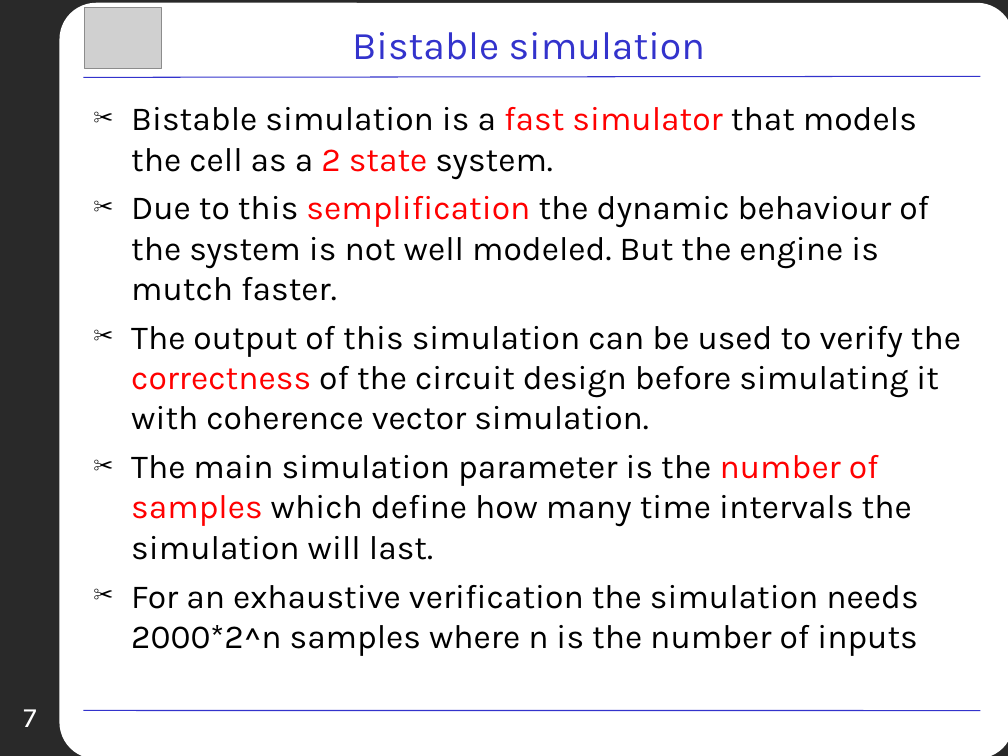
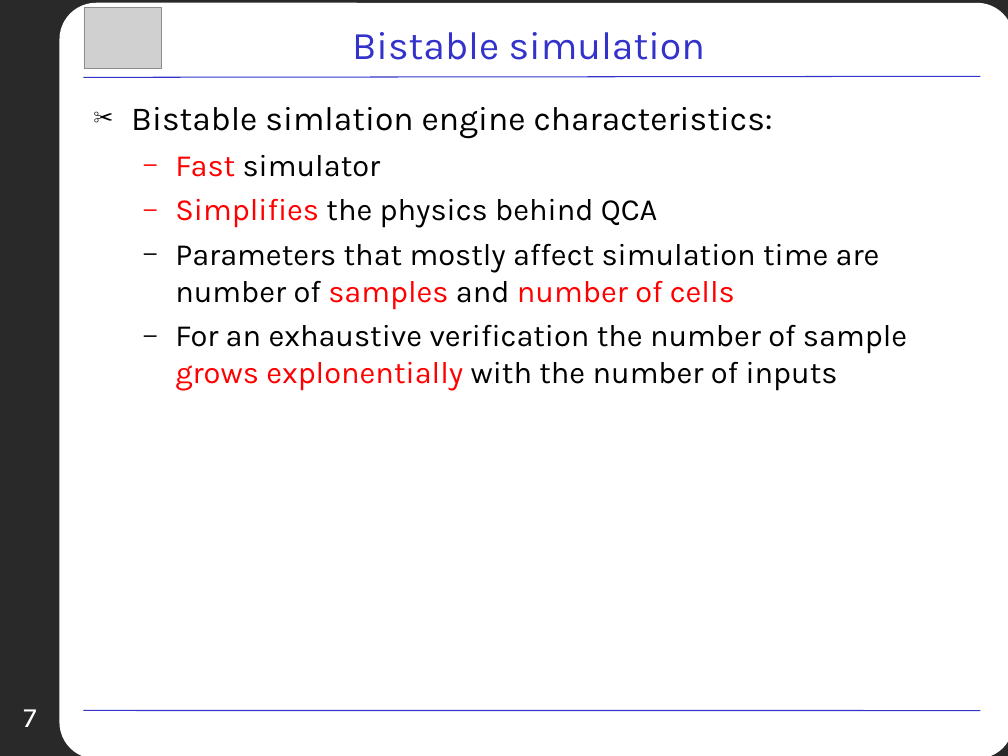
Before and after one commit to Anthz/qcadesigner-cuda, a slide deck: slide 7 of docs/bistable/PPT/Presentation.ppt. Drawn at 1008x756 pixels with LibreOffice and Linux fonts; fonts in the diff are those of the drawing; grey boxes stand for pictures; background and template pictures are left out. Boxes give left, top, right and bottom in pixels: in the first picture for what was removed or moved away, otherwise in the second. Text is boxed around its words. In the diff, an @@ line names an element or a change of style, - is before the commit and + after.

```diff
--- a/docs/bistable/PPT/Presentation.ppt
+++ b/docs/bistable/PPT/Presentation.ppt
@@ text at (131,107,907,391): text changed; size 24 to 22 pt @@
-✂ Bistable simulation is a fast simulator that models the cell as a 2 state system.
-✂ Due to this semplification the dynamic behaviour of the system is not well modeled. But the engine is mutch faster.
-✂ The output of this simulation can be used to verify the correctness of the circuit design before simulating it with coherence vector simulation.
-✂ The main simulation parameter is the number of samples which define how many time intervals the simulation will last.
-✂ For an exhaustive verification the simulation needs 2000*2^n samples where n is the number of inputs
+✂ Bistable simlation engine characteristics:
+  – Fast simulator
+  – Simplifies the physics behind QCA
+  – Parameters that mostly affect simulation time are number of samples and number of cells
+  – For an exhaustive verification the number of sample grows explonentially with the number of inputs
```
Also in this commit, not shown: 10 other slides changed, 4 slides added, 3 slides removed, 1 other file.
